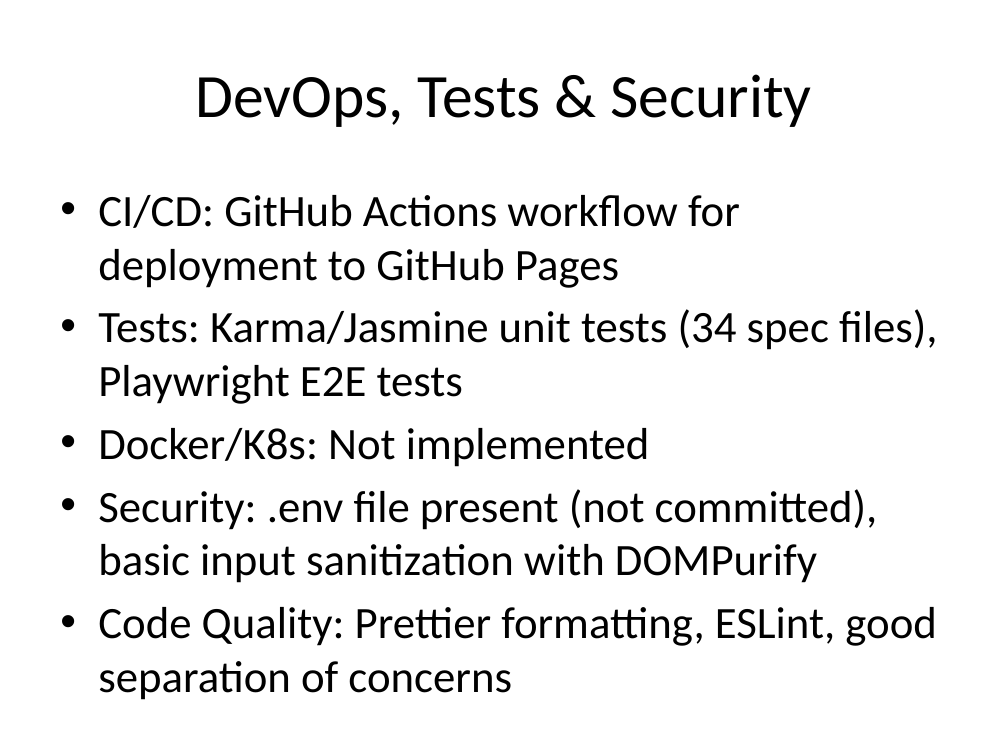
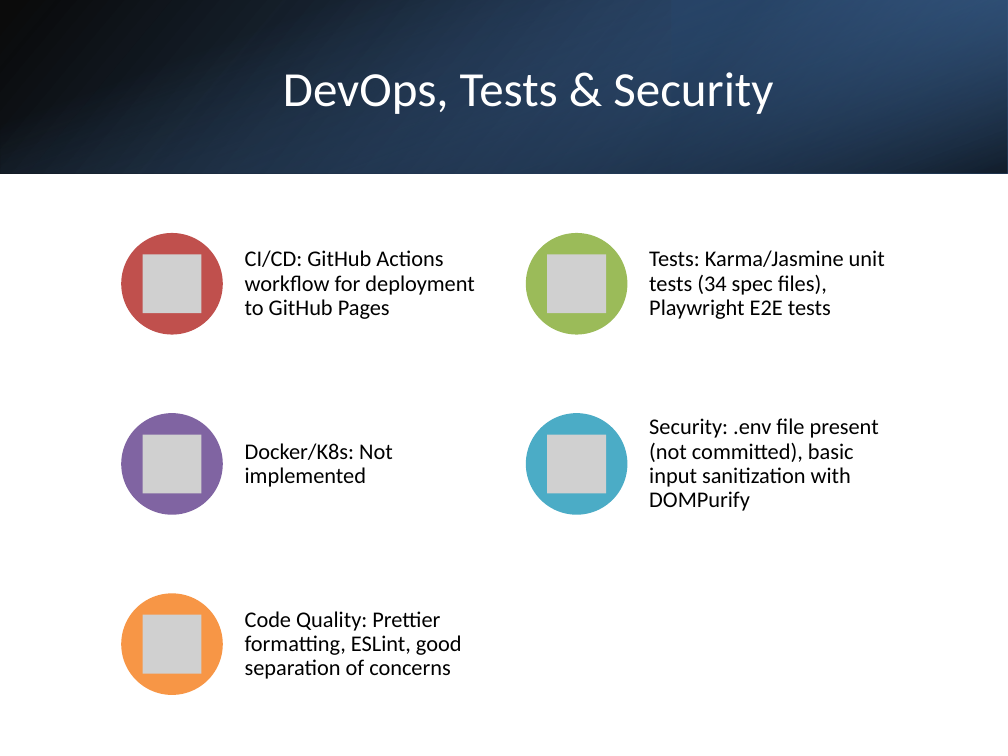
Before and after one commit to Attari-Home/ai-chatbot-ali, a slide deck: slide 6 of presentation.pptx. Drawn at 1008x756 pixels with LibreOffice and Linux fonts; fonts in the diff are those of the drawing; grey boxes stand for pictures. Boxes give left, top, right and bottom in pixels: in the first picture for what was removed or moved away, otherwise in the second. Text is boxed around its words. In the diff, an @@ line names an element or a change of style, - is before the commit and + after.

```diff
--- a/presentation.pptx
+++ b/presentation.pptx
@@ rectangle added at (0, 0, 1008, 173), fill gradient #000000 to #376092 @@
@@ rectangle added at (0, 0, 1008, 173), fill gradient #4F81BD to #000000 @@
@@ rectangle added at (672, 0, 1008, 173), fill gradient #254061 to #4F81BD @@
@@ title "DevOps, Tests & Security": place and size @@
-title "DevOps, Tests & Security" at (195, 74, 812, 127)
+title "DevOps, Tests & Security" at (283, 72, 773, 114)
@@ title "DevOps, Tests & Security" at (283, 72, 773, 114): size 44 to 35 pt, text colour #000000 to #FFFFFF @@
@@ text removed at (98, 195, 937, 700) @@
-• CI/CD: GitHub Actions workflow for deployment to GitHub Pages
-• Tests: Karma/Jasmine unit tests (34 spec files), Playwright E2E tests
-• Docker/K8s: Not implemented
-• Security: .env file present (not committed), basic input sanitization with DOMPurify
-• Code Quality: Prettier formatting, ESLint, good separation of concerns
@@ group added at (121, 233, 885, 696): 5 ellipses, 5 pictures, 5 texts @@
+CI/CD: GitHub Actions workflow for deployment to GitHub Pages
+Tests: Karma/Jasmine unit tests (34 spec files), Playwright E2E tests
+Docker/K8s: Not implemented
+Security: .env file present (not committed), basic input sanitization with DOMPurify
+Code Quality: Prettier formatting, ESLint, good separation of concerns
```
Also in this commit, not shown: 6 other slides changed.
